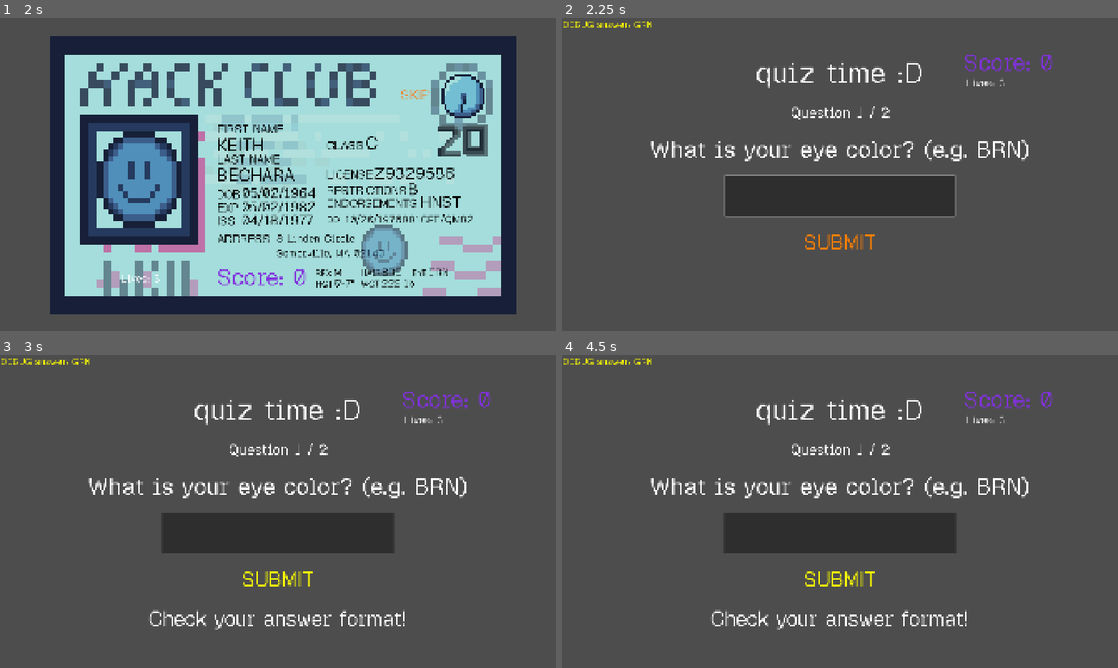
Above: before the commit, frames 1-4 (two rows, left to right).
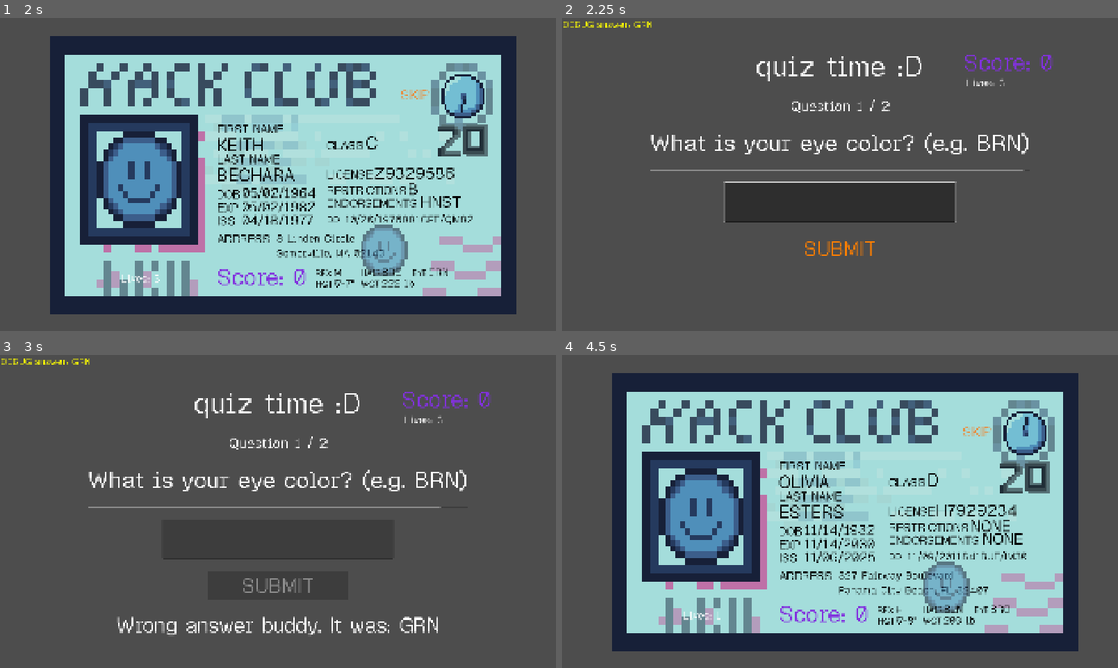
Above: after the commit, the same moments.

Repository: itstntcraft123/fake-an-id
Game: Godot game, scene res://scenes/main_menu.tscn
Two runs of this game, one before a commit and one after it. Both use one fixed random seed, a clock stepped at 60 frames per second and the inputs below.
Inputs (mouse positions are in pixels of both pictures, inside the frame that each line leads up to):
- Up to frame 1 (2 s): click "[color=#ffffff00]> [/color][c…" at 0.5 s; click "[color=#ffffff00]> [/color][c…" at 1.25 s
- Up to frame 2 (2.25 s): click "SKIP" at 2 s
- Up to frame 3 (3 s): click "SUBMIT" at 2.75 s
- Up to frame 4 (4.5 s): tap Enter at 3.5 s; move the mouse to (962, 495) at 3.52 s; hold Right 3.53-4.28 s; tap Alt at 3.6 s; click (962, 495) at 3.67 s; tap Space at 4.25 s; move the mouse to (728, 527) at 4.27 s; hold Down (ui_down) from 4.28 s (still down); tap Shift at 4.35 s

Frame 1 is identical in both runs. In frame 2, 5.3% of the frame differs, in the area x 15-84%, y 12-76%; in frame 3, 5.9%; in frame 4, 72%, in the area x 0-93%, y 1-95%.

Commit message:
added a timer to the quiz section
 - it should change the time given based on the score
 - there is a timerbar now which i will probably replace later with the spritesheet

Diff:
--- a/scenes/quiz.tscn
+++ b/scenes/quiz.tscn
@@ -56,6 +56,11 @@
 theme_override_font_sizes/font_size = 80
 text = "What is your date of birth? (MM/DD/YY)"
 
+[node name="TimeLeftBar" type="ProgressBar" parent="CenterContainer/VBoxContainer" unique_id=2017651475]
+unique_name_in_owner = true
+layout_mode = 2
+show_percentage = false
+
 [node name="AnswerEdit" type="LineEdit" parent="CenterContainer/VBoxContainer" unique_id=1956852923]
 unique_name_in_owner = true
 custom_minimum_size = Vector2(800, 0)
@@ -94,3 +99,6 @@
 theme_override_fonts/font = ExtResource("2_jng0p")
 theme_override_font_sizes/font_size = 32
 text = "[DEBUG]"
+
+[node name="AnswerTimer" type="Timer" parent="." unique_id=333509066]
+one_shot = true
--- a/scripts/game.gd
+++ b/scripts/game.gd
@@ -106,7 +106,7 @@
 	timer_anim.hide()
 	quiz.show()
 	_set_hud_position(true)
-	quiz.start(id_data, 2 + score)
+	quiz.start(id_data, 2 + score, score)
 
 func _on_quiz_finished(passed: bool) -> void:
 	if passed:
--- a/scripts/quiz.gd
+++ b/scripts/quiz.gd
@@ -3,6 +3,16 @@
 var show_answers := true
 @onready var debug_label: Label = $DebugAnswerLabel
 var clean_regex = RegEx.new()
+
+
+@export var normal_time := 10.0
+@export var fast_time := 5.0
+@export var fast_score_threshold := 10
+
+@onready var answer_timer: Timer = $AnswerTimer
+@onready var time_left_label: ProgressBar = %TimeLeftBar
+
+var score := 0
 
 signal finished(passed: bool)
 
@@ -34,8 +44,12 @@
 	answer_edit.text_submitted.connect(_on_submit)
 	submit_button.pressed.connect(func(): _on_submit(answer_edit.text))
 
-func start(data: Dictionary, count: int) -> void:
+	answer_timer.one_shot = true
+	answer_timer.timeout.connect(_on_time_up)
+
+func start(data: Dictionary, count: int, current_score: int = 0) -> void:
 	id_data = data
+	score = current_score
 	var pool := question_bank.duplicate()
 	pool.shuffle()
 	questions = pool.slice(0, mini(count, pool.size()))
@@ -51,20 +65,25 @@
 	submit_button.disabled = false
 	answer_edit.grab_focus()
 	accepting = true
-
+	answer_timer.start(fast_time if score >= fast_score_threshold else normal_time)
+	time_left_label.max_value = answer_timer.wait_time
 	_refresh_debug()
 
 func _normalize(string: String) -> String:
 	return clean_regex.sub(string.to_lower().replace("lbs", "").replace("lb", ""), "", true)
 
 func _on_submit(text: String) -> void:
-	if not accepting:
-		return
-	if text == "" or !text_is_valid(_normalize(text), questions[current][0]):
-		feedback_label.text = "Check your answer format!"
-		return
-	accepting = false
 	var correct_answer := str(id_data[questions[current][0]])
+	if _normalize(text) == _normalize(correct_answer):
+		accepting = false
+		answer_timer.stop()
+		current += 1
+		if current >= questions.size():
+			finished.emit(true)
+		else:
+			_show_question()
+	else:
+		_fail("Wrong answer buddy. It was: ")
 
 	if _normalize(text) == _normalize(correct_answer):
 		current += 1
@@ -78,6 +97,20 @@
 		feedback_label.text = "Wrong answer buddy. It was: " + correct_answer
 		await get_tree().create_timer(1.5).timeout
 		finished.emit(false)
+
+func _fail(message: String) -> void:
+	accepting = false
+	answer_timer.stop()
+	answer_edit.editable = false
+	submit_button.disabled = true
+	var correct_answer := str(id_data[questions[current][0]])
+	feedback_label.text = message + correct_answer
+	await get_tree().create_timer(1.5).timeout
+	finished.emit(false)
+
+func _on_time_up() -> void:
+	if accepting:
+		_fail("Time is up! It was: ")
 
 func set_show_answers(on: bool) -> void:
 	show_answers = on
@@ -114,4 +147,5 @@
 			return false
 
 func _process(_delta: float) -> void:
-	pass
+	if time_left_label and not answer_timer.is_stopped():
+		time_left_label.value = answer_timer.time_left
